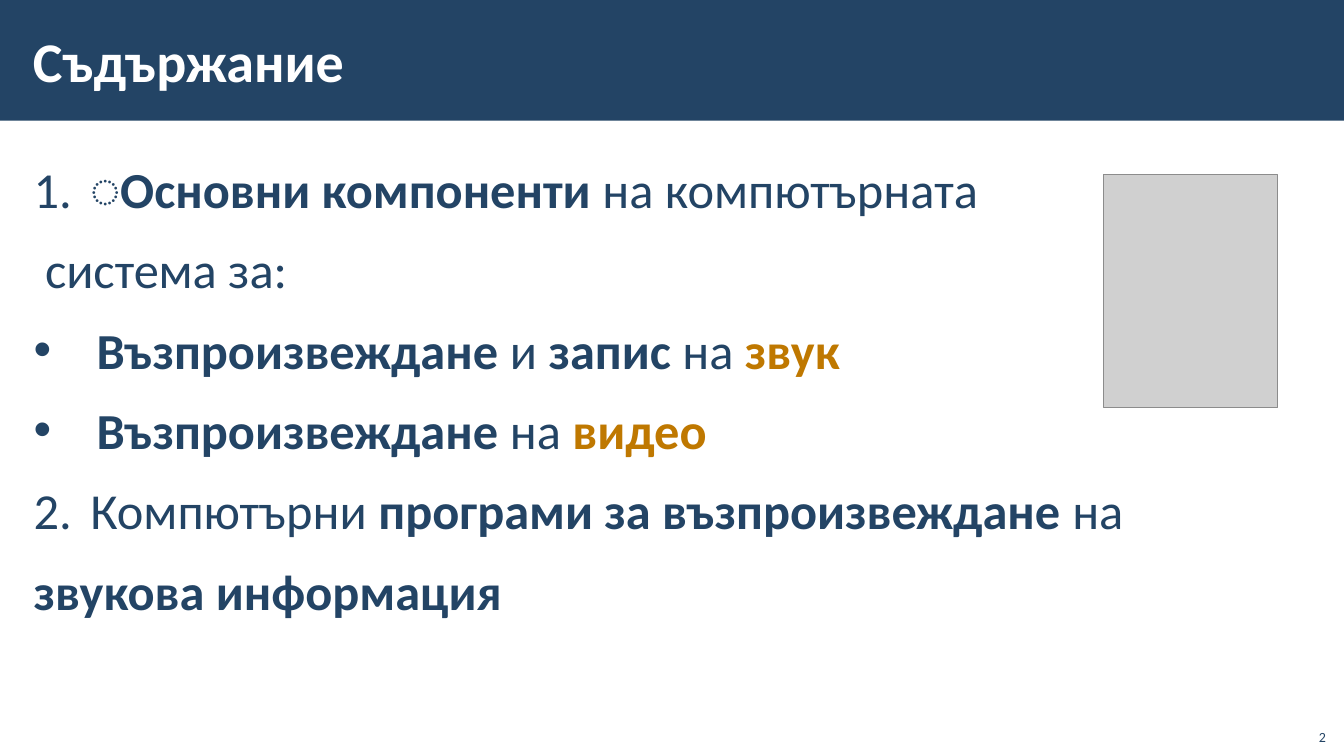
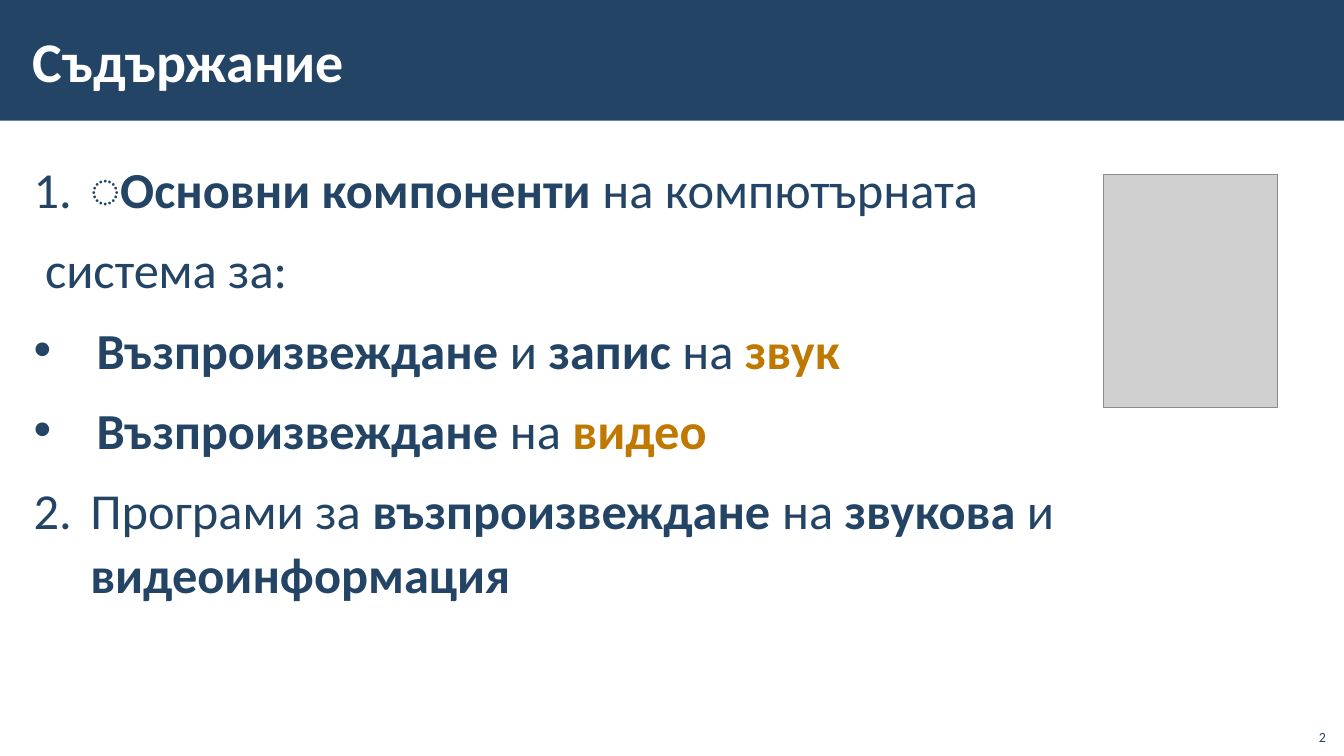
Before and after one commit to BG-IT-Edu/School-Programming, a slide deck: slide 2 of Courses/Computer-Modeling-and-IT/Computer-Modeling-and-IT-5-Class/10-Working-With-Sound-and-Video-Information/10-Working-With-Sound-and-Video-Information.pptx. Drawn at 1344x756 pixels with LibreOffice and Linux fonts; fonts in the diff are those of the drawing; grey boxes stand for pictures; background and template pictures are left out. Boxes give left, top, right and bottom in pixels: in the first picture for what was removed or moved away, otherwise in the second. Text is boxed around its words. In the diff, an @@ line names an element or a change of style, - is before the commit and + after.

```diff
--- a/Courses/Computer-Modeling-and-IT/Computer-Modeling-and-IT-5-Class/10-Working-With-Sound-and-Video-Information/10-Working-With-Sound-and-Video-Information.pptx
+++ b/Courses/Computer-Modeling-and-IT/Computer-Modeling-and-IT-5-Class/10-Working-With-Sound-and-Video-Information/10-Working-With-Sound-and-Video-Information.pptx
@@ text at (90, 496, 1054, 601): text changed @@
-2. Компютърни програми за възпроизвеждане на
-звукова информация
+2. Програми за възпроизвеждане на звукова и видеоинформация
```
Also in this commit, not shown: 4 other slides changed, 5 slides added, 3 other files.
